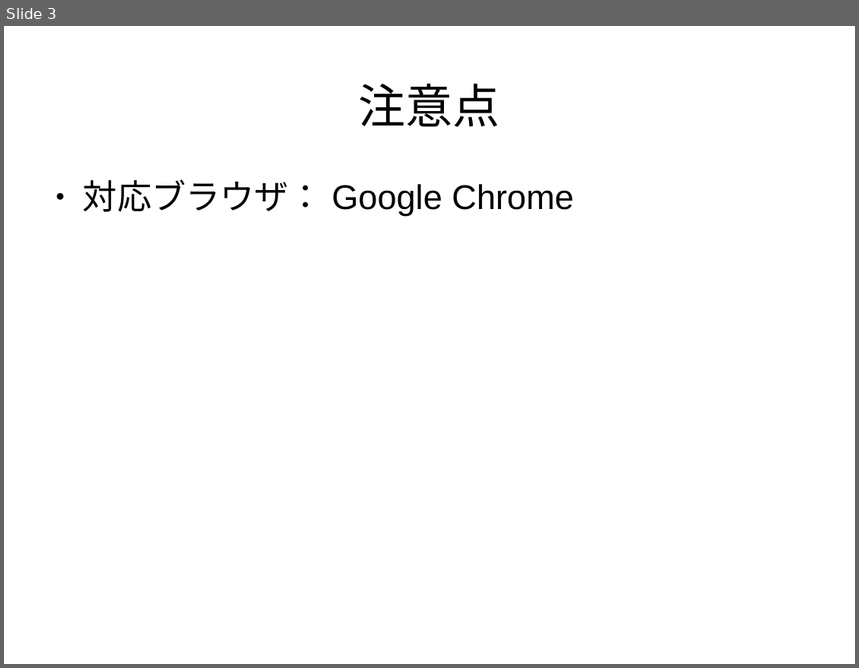
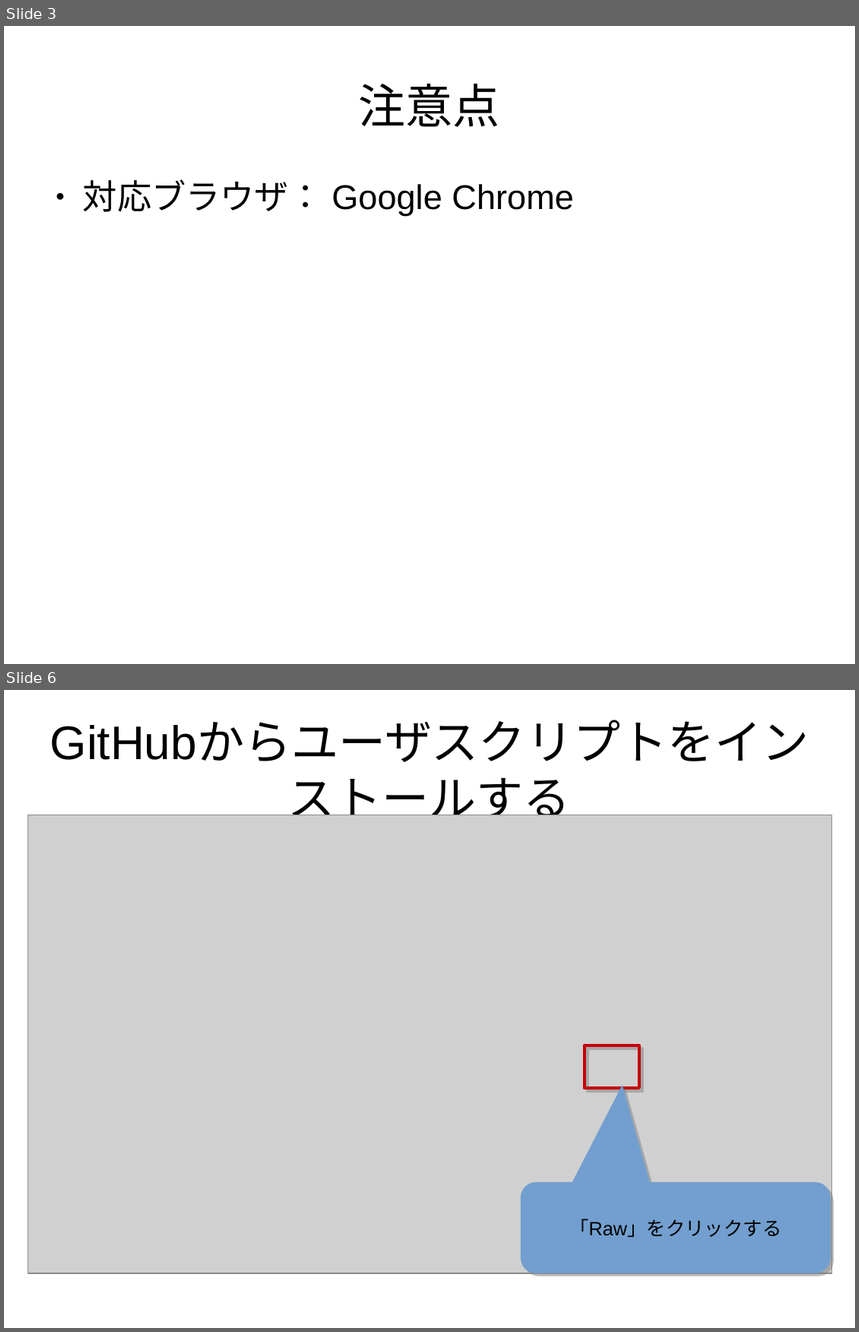
Before and after one commit to vicboss1002/kot_ui, a slide deck: Tampermonkeyユーザスクリプト_デプロイ手順書.odp. Shown one above the other, each under a label of ours: slide 3 before the commit, slides 3 and 6 after it; the slides between them are not shown. The pictures are 859x668 and 859x1332 pixels, drawn with LibreOffice and Linux fonts; fonts in the diff are those of the drawing; grey boxes stand for pictures. Boxes give left, top, right and bottom in pixels: in the first picture for what was removed or moved away, otherwise in the second. Text is boxed around its words. In the diff, an @@ line names an element or a change of style, - is before the commit and + after.

Commit message:
デザイン及び手順書を修正、ダイアログをデフォルト非表示から表示に変更

```diff
--- a/Tampermonkeyユーザスクリプト_デプロイ手順書.odp
+++ b/Tampermonkeyユーザスクリプト_デプロイ手順書.odp
@@ slide 6 added at (4, 690, 855, 1328), background #FFFFFF @@
@@ title added at (47, 700, 813, 837), 44 pt, text #000000 @@
+GitHubからユーザスクリプトをインストールする
@@ picture added at (28, 815, 832, 1274) @@
@@ rectangle added at (585, 1046, 639, 1088), outline #C5000B 2.83 pt @@
@@ rounded speech box added at (521, 1182, 830, 1274), fill #729FCF, 18 pt, text #000000 @@
+「Raw」をクリックする
```
Also in this commit, not shown: 3 slides changed, 1 other slide added, 2 slides removed, 2 other files.
